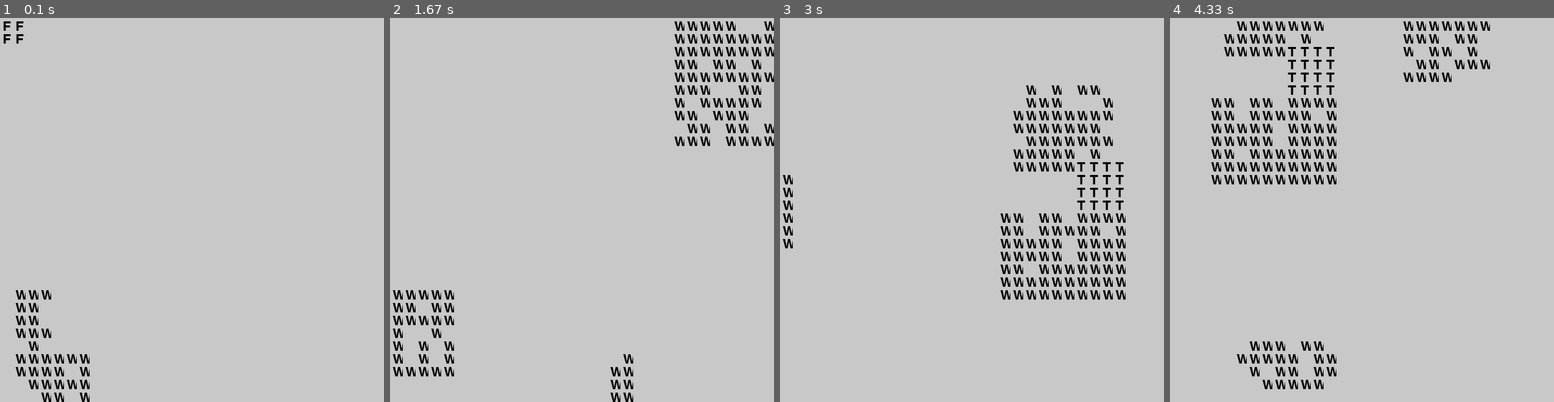
Above: before the commit, frames 1-4 (left to right).
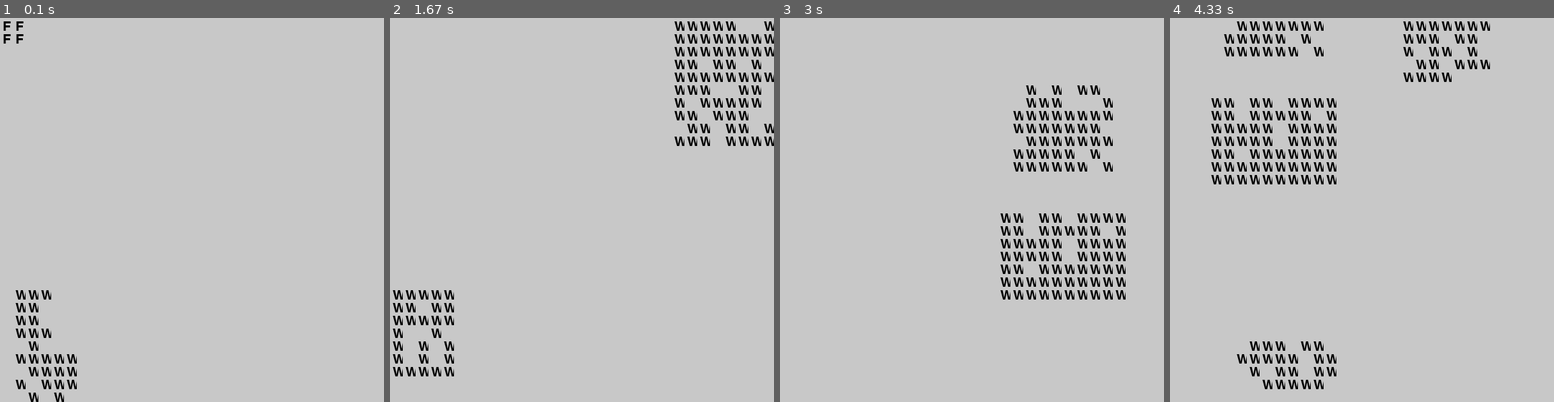
Above: after the commit, the same moments.

Repository: vstadle/AIge-of-EmpAIres
Game: pygame game, started from src/main.py
The game is run twice, just before and just after one commit, with the same random seed, the same clock (stepped at 60 frames per second) and the same inputs.
Inputs:
- Up to frame 1 (0.1 s): no input
- Up to frame 2 (1.67 s): hold Z 0.33-0.8 s; hold D 0.33-0.8 s; hold D 0.83-1.3 s; hold D from 1.33 s (still down)
- Up to frame 3 (3 s): release D at 1.8 s; hold S 1.83-2.13 s; hold D 2.17-2.8 s; hold Q from 2.83 s (still down); hold S from 2.83 s (still down)
- Up to frame 4 (4.33 s): release Q at 3.2 s; release S at 3.2 s; hold S 3.23-3.6 s; tap Z at 3.3, 3.7, 4, 4.2 s; hold D 3.63-4.1 s; hold D from 4.13 s (still down)

The runs differ from the first frame. In frame 1, 0.4% of the frame differs, in the area x 4-24%, y 87-100%; in frame 2, 0.3%; in frame 3, 0.7%, in the area x 0-90%, y 37-60%; in frame 4, 0.4%.

Commit message:
[STADLER] Ajout du système d'entrainement des villageois

Diff:
--- a/src/controller/ControllerMap.py
+++ b/src/controller/ControllerMap.py
@@ -2,77 +2,116 @@
 import sys
 import random
 import math
+import time
 
 from view.ViewMap import ViewMap
 from model.Map import Map, MapType
 from model.Player import Player
 from model.TownCenter import TownCenter
+from model.Villager import Villager
+from model.Archer import Archer
+from model.Horseman import Horseman
+from model.Swordsman import Swordsman
 
 class ControllerMap():
     def __init__(self):
         pygame.init()
         self.map = Map(MapType.GENEROUS_RESOURCES)
         self.vMap = ViewMap(self.map, self)  # Passer la référence de la carte
-        self.pos_x=0
-        self.pos_y=0
+        self.pos_x = 0
+        self.pos_y = 0
+        self.training_queue = []
 
-
-    def placementTownCenter(self,nbPlayer,lstPlayers):
+    def placementTownCenter(self, nbPlayer, lstPlayers):
         position = []
         center_x, center_y = 60, 60
 
         radius = 40
-        k = random.uniform(0,1) * 2 * math.pi
+        k = random.uniform(0, 1) * 2 * math.pi
         for i in range(nbPlayer):
-            x =  radius * math.cos(2 * math.pi * i / nbPlayer)
-            y =  radius * math.sin(2 * math.pi * i / nbPlayer)
-            position.append((x*math.cos(k)-y*math.sin(k) + center_x, x*math.sin(k)+y*math.cos(k) + center_y))
+            x = radius * math.cos(2 * math.pi * i / nbPlayer)
+            y = radius * math.sin(2 * math.pi * i / nbPlayer)
+            position.append((x * math.cos(k) - y * math.sin(k) + center_x,
+                             x * math.sin(k) + y * math.cos(k) + center_y))
 
         cpt = 0
         for i in position:
             self.map.addBuilding(TownCenter(), int(i[0]), int(i[1]))
             lstPlayers[cpt].addBuilding(TownCenter(), int(i[0]), int(i[1]))
-            cpt+=1
+            cpt += 1
 
-    def addBuilding(self, building,x,y, player):
+    def addBuilding(self, building, x, y, player):
         self.map.addBuilding(building, x, y)
         player.addBuilding(building, x, y)
 
-    def genRessources(self,map_type):
+    def genRessources(self, map_type):
         if map_type == MapType.GENEROUS_RESOURCES:
             self.map.generateGenerousResources()
         elif map_type == MapType.CENTER_RESOURCES:
             self.map.generateCenterResources()
         self.map.generateForest()
 
+    def addUnits(self, unit, player):
+        start_time = time.time()
+        self.training_queue.append({"unit": unit, "player": player, "start_time": start_time})
+
+    def update_training_units(self):
+        current_time = time.time()
+        for item in self.training_queue[:]:  # Itérer sur une copie de la liste
+            unit = item["unit"]
+            player = item["player"]
+            start_time = item["start_time"]
+
+            if current_time - start_time >= unit.trainingTime:
+                building = None
+                if isinstance(unit, Villager):
+                    building = player.getPlayer().getTowncenter()
+                elif isinstance(unit, Archer):
+                    building = player.getPlayer().getArcheryRange()
+                elif isinstance(unit, Horseman):
+                    building = player.getPlayer().getStable()
+
+                x = building.getX()
+                y = building.getY()
+
+                placed = False  # Pour savoir si l'unité a été placée
+                for dx, dy in [(-1, -1), (0, -1), (1, -1), (1, 0), (1, 1), (0, 1), (-1, 1), (-1, 0)]:
+                    nx, ny = x + dx, y + dy
+                    if self.map.is_free(nx, ny):
+                        self.map.addUnits(unit, nx, ny)
+                        player.addUnit(unit)
+                        placed = True
+                        break
+
+                if not placed:
+                    print("Aucune position libre disponible pour l'unité.")
+
+                self.training_queue.remove(item)
+
     def run(self):
-
         clock = pygame.time.Clock()
         while True:
             for event in pygame.event.get():
                 if event.type == pygame.QUIT:
                     pygame.quit()
                     sys.exit()
-            keys = pygame.key.get_pressed()  # Récupérer l'état des touches
-            if keys[pygame.K_z]:
-                self.pos_y -= 1
-            if keys[pygame.K_s]:
-                self.pos_y += 1
-            if keys[pygame.K_q]:
-                self.pos_x -= 1
-            if keys[pygame.K_d]:
-                self.pos_x += 1
-            if keys[pygame.K_p]:
-                sys.exit()
 
-            max_x = len(self.map.map[0]) - self.vMap.GRID_WIDTH  # Largeur maximale
-            max_y = len(self.map.map) - self.vMap.GRID_HEIGHT  # Hauteur maximale
+            keys = pygame.key.get_pressed()
+            if keys[pygame.K_z]: self.pos_y -= 1
+            if keys[pygame.K_s]: self.pos_y += 1
+            if keys[pygame.K_q]: self.pos_x -= 1
+            if keys[pygame.K_d]: self.pos_x += 1
+            if keys[pygame.K_p]: sys.exit()
 
+            max_x = len(self.map.map[0]) - self.vMap.GRID_WIDTH
+            max_y = len(self.map.map) - self.vMap.GRID_HEIGHT
             self.pos_x = max(0, min(self.pos_x, max_x))
             self.pos_y = max(0, min(self.pos_y, max_y))
 
-            self.vMap.draw_map(self.vMap.screen, self.pos_x,self.pos_y)
+            self.vMap.draw_map(self.vMap.screen, self.pos_x, self.pos_y)
             pygame.display.flip()
+
+            self.update_training_units()  # Mettre à jour les unités en entraînement
 
             clock.tick(30)
 
--- a/src/controller/ControllerPlayer.py
+++ b/src/controller/ControllerPlayer.py
@@ -25,10 +25,6 @@
             self.player.removeResourcesForBuilding(building)
 
     def addUnit(self,unit):
-        if self.player.canAffordUnit(unit):
-            self.player.addUnit(unit)
-            self.player.removeResourcesForUnit(unit)
-
         self.player.addUnit(unit)
 
     def getPlayer(self):
--- a/src/controller/UIHandler.py
+++ b/src/controller/UIHandler.py
@@ -6,6 +6,7 @@
 from model.Map import MapType
 from model.TownCenter import TownCenter
 from model.Farm import Farm
+from model.Villager import Villager
 
 class UIHandler():
     def __init__(self):
@@ -15,7 +16,7 @@
         self.lstPlayers = []
 
         # Création de 4 joueurs
-        for i in range(4):
+        for i in range(1):
             self.lstPlayers.append(ControllerPlayer("Player"+str(i), 100, 100, 100))
 
         # Placement des town centers sur la map
@@ -34,6 +35,9 @@
                 print("Farm du joueur 0 : ", temp.getX(), temp.getY())
                 break
 
+        self.controllerMap.addUnits(Villager(), self.lstPlayers[0])
+        self.controllerMap.addUnits(Villager(), self.lstPlayers[0])
+        self.controllerMap.addUnits(Villager(), self.lstPlayers[0])
         '''Test références des batiments sur la map avec prise de dégats'''
         '''self.controllerMap.getMap().addBuilding(TownCenter(), 0, 0)
         self.controllerMap.getMap().getBuildings()[0][0].setHp(300)
--- a/src/model/Map.py
+++ b/src/model/Map.py
@@ -27,8 +27,12 @@
         #Matrice de 120x120 qui va contenir les ressources
         self.mapRessources = [[None for x in range(120)] for y in range(120)]
 
+        #Matrice de 120x120 qui va contenir les unités
+        self.mapUnits = [[None for x in range(120)] for y in range(120)]
+
         #Liste des joueurs
         self.players = []
+
 
         self.map = [[" " for x in range(120)] for y in range(120)]
         self.map[0][0] = 'R'
@@ -111,6 +115,7 @@
 
 
     def addUnits(self, units, x, y):
+        self.mapUnits[x][y] = units
         self.map[x][y] = units.letter
 
     def generateForest(self):
@@ -168,3 +173,6 @@
 
     def getRessources(self):
         return self.mapRessources
+
+    def is_free(self, x, y):
+        return self.map[x][y] == " "
